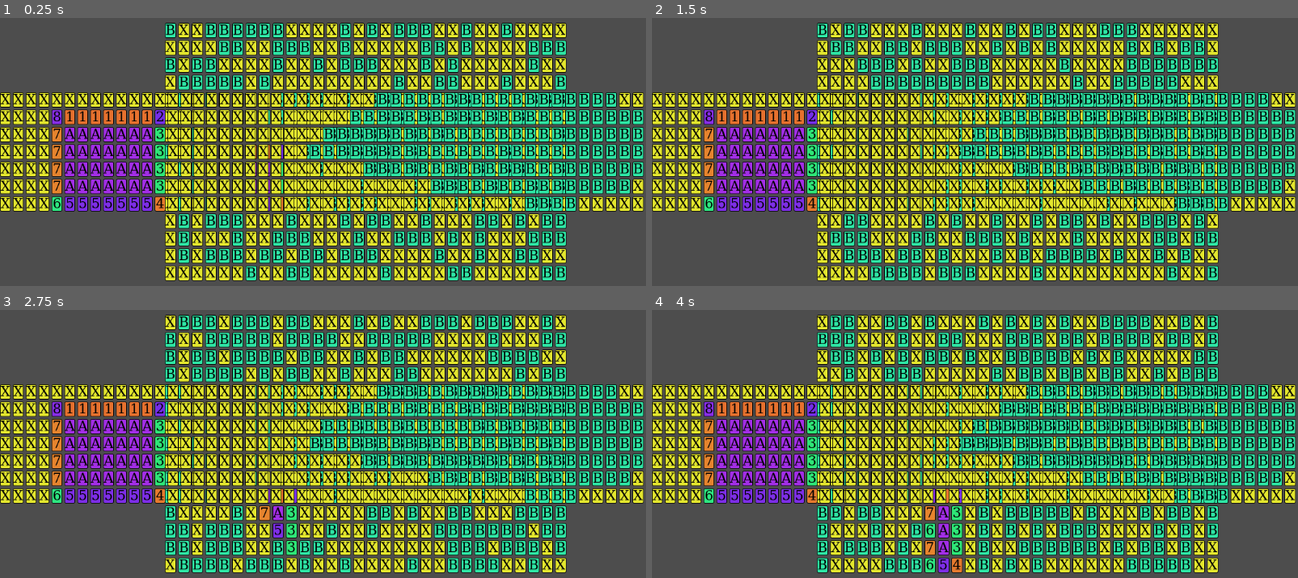
Above: before the commit, frames 1-4 (two rows, left to right).
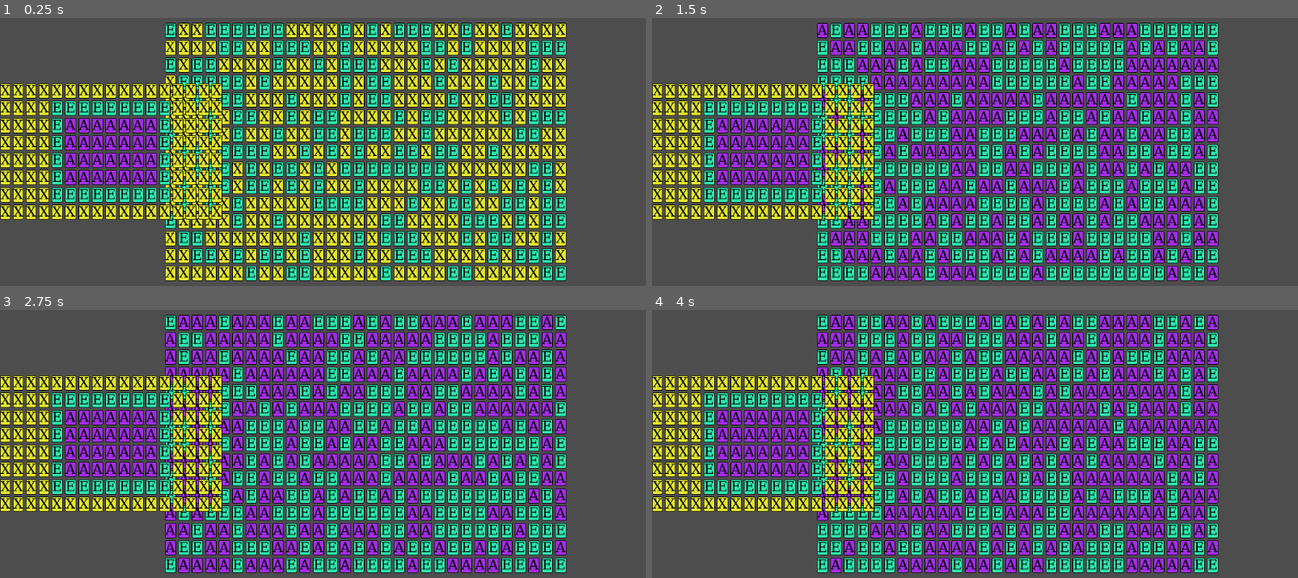
Above: after the commit, the same moments.

Repository: Hozerino/wavefunctioncollapse
Game: Godot game, scene res://playground.tscn
Two runs of this game, one before a commit and one after it. Both use one fixed random seed, a clock stepped at 60 frames per second and the inputs below.
Inputs:
- Up to frame 1 (0.25 s): no input
- Up to frame 2 (1.5 s): tap Enter (ui_accept) at 0.5, 0.77, 1.25 s
- Up to frame 3 (2.75 s): tap Enter (ui_accept) at 1.52, 2 s
- Up to frame 4 (4 s): tap Enter (ui_accept) at 2.75, 3.02, 3.5, 3.77 s

The runs differ from the first frame. In frame 1, 39% of the frame differs, in the area x 0-100%, y 2-97%; in frame 2, 56%, in the area x 0-100%, y 2-98%; in frame 3, 54%; in frame 4, 54%.

Commit message:
sla ta funfando estranho ainda

Diff:
--- a/src/WaveFunctionCollapse/WaveFunctionCollapse.gd
+++ b/src/WaveFunctionCollapse/WaveFunctionCollapse.gd
@@ -121,9 +121,7 @@
 
 		for dir in possible_neighbors.keys():
 			var offset = dir_offsets.get(dir)
-			if offset == null:
-				push_error("Unknown direction: %s" % dir)
-				continue
+			assert(offset != null, "Unknown direction: %s" % dir)
 
 			var neighbor_pos = Vector2(current_tile.x, current_tile.y) + offset
 
@@ -138,6 +136,7 @@
 			var new_available_types: Array = neighbor_tile._available_types.filter(func(t): return t in allowed_types)
 			# 🚨 CONTRADICTION DETECTED, returning false
 			if new_available_types.is_empty():
+				push_error("Contradiction detected at (%d, %d) when processing neighbor in direction %s" % [neighbor_tile.x, neighbor_tile.y, dir])
 				return false
 
 			if new_available_types.size() < neighbor_tile._available_types.size():
--- a/src/WaveFunctionCollapse/WaveTile.gd
+++ b/src/WaveFunctionCollapse/WaveTile.gd
@@ -21,33 +21,6 @@
 	_available_types = [chosen_type]
 	entropy = 0
 
-func collapse_weighted(weight_func: Callable) -> void:
-	"""Choose a tile type from _available_types using weights provided by weight_func.
-	   weight_func(type) should return a float weight for that type."""
-	if entropy == 0:
-		return  # already collapsed
-
-	# Compute weights for each available type
-	var weights = []
-	var total_weight = 0.0
-	for type in _available_types:
-		var w = weight_func.call(type)
-		weights.append(w)
-		total_weight += w
-
-	# Choose randomly based on weights
-	var r = randf() * total_weight
-	var accumulated = 0.0
-	for i in range(_available_types.size()):
-		accumulated += weights[i]
-		if r <= accumulated:
-			_available_types = [_available_types[i]]
-			entropy = 0
-			return
-
-	# Fallback (should not happen)
-	_available_types = [_available_types[0]]
-	entropy = 0
 
 func update_available_tiles_and_entropy(new_list: Array[String]):
 	_available_types = new_list
@@ -59,3 +32,32 @@
 	y = _y
 	_available_types = available_types
 	entropy = available_types.size()
+
+
+	#func collapse_weighted(weight_func: Callable) -> void:
+	#	"""Choose a tile type from _available_types using weights provided by weight_func.
+	#	   weight_func(type) should return a float weight for that type."""
+	#	if entropy == 0:
+	#		return  # already collapsed
+	#
+	#	# Compute weights for each available type
+	#	var weights = []
+	#	var total_weight = 0.0
+	#	for type in _available_types:
+	#		var w = weight_func.call(type)
+	#		weights.append(w)
+	#		total_weight += w
+	#
+	#	# Choose randomly based on weights
+	#	var r = randf() * total_weight
+	#	var accumulated = 0.0
+	#	for i in range(_available_types.size()):
+	#		accumulated += weights[i]
+	#		if r <= accumulated:
+	#			_available_types = [_available_types[i]]
+	#			entropy = 0
+	#			return
+	#
+	#	# Fallback (should not happen)
+	#	_available_types = [_available_types[0]]
+	#	entropy = 0
--- a/src/playground.gd
+++ b/src/playground.gd
@@ -7,14 +7,24 @@
 @export var y_size: int
 
 @export var input = """
-XXXXXXXXXXXXXXXXXXXXXXXXXXXXXBBBBBBBBBBBBBBBBBBXXXXXXX
-XXXX811111112XXXXXXXXXXXXXXBBBBBBBBBBBBBBBBBBBBBBXXXXX
-XXXX7AAAAAAA3XXXXXXXXXXXXBBBBBBBBBBBBBBBBBBBBBBBBBXXXX
-XXXX7AAAAAAA3XXXXXXXXXXXBBBBBBBBBBBBBBBBBBBBBBBBBBXXXX
-XXXX7AAAAAAA3XXXXXXXXXXXXXXXBBBBBBBBBBBBBBBBBBBBBXXXXX
-XXXX7AAAAAAA3XXXXXXXXXXXXXXXXXXXXBBBBBBBBBBBBBBBXXXXXX
-XXXX655555554XXXXXXXXXXXXXXXXXXXXXXXXXXXBBBBXXXXXXXXXX
+XXXXXXXXXXXXXXXXX
+XXXXEEEEEEEEEXXXX
+XXXXEAAAAAAAEXXXX
+XXXXEAAAAAAAEXXXX
+XXXXEAAAAAAAEXXXX
+XXXXEAAAAAAAEXXXX
+XXXXEEEEEEEEEXXXX
+XXXXXXXXXXXXXXXXX
 """
+
+#XXXXXXXXXXXXXXXXX
+#XXXX811111112XXXX
+#XXXX7AAAAAAA3XXXX
+#XXXX7AAAAAAA3XXXX
+#XXXX7AAAAAAA3XXXX
+#XXXX7AAAAAAA3XXXX
+#XXXX655555554XXXX
+#XXXXXXXXXXXXXXXXX
 
 
 var matrix_to_ruleset_processor: MatrixToRulesetProcessor = MatrixToRulesetProcessor.new()
